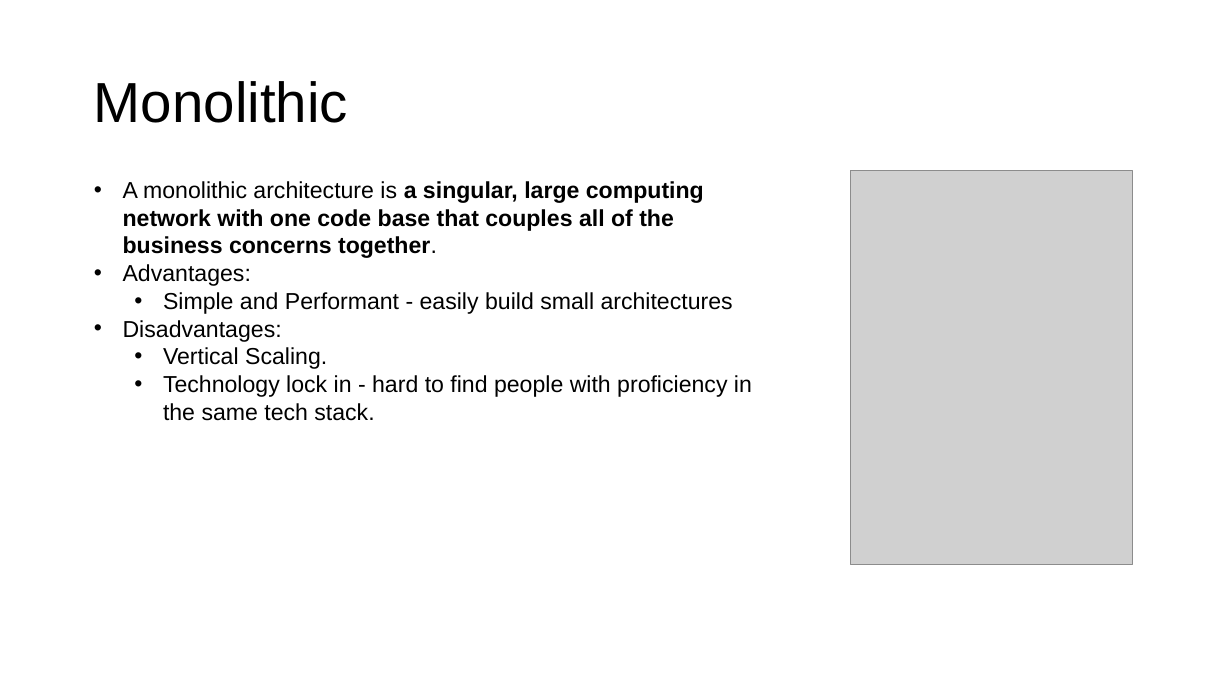
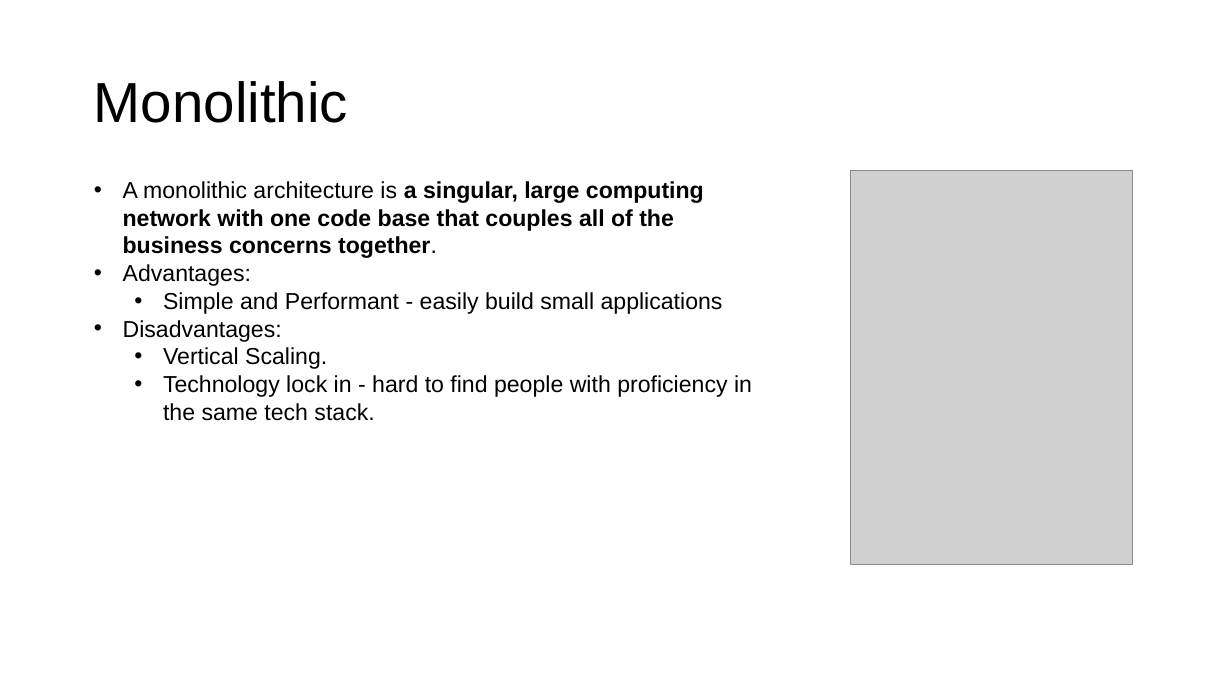
Before and after one commit to nitinww/linux-programming-assignment, a slide deck: slide 2 of docker.pptx. Drawn at 1232x693 pixels with LibreOffice and Linux fonts; fonts in the diff are those of the drawing; grey boxes stand for pictures. Boxes give left, top, right and bottom in pixels: in the first picture for what was removed or moved away, otherwise in the second. Text is boxed around its words. In the diff, an @@ line names an element or a change of style, - is before the commit and + after.

```diff
--- a/docker.pptx
+++ b/docker.pptx
@@ text at [163,292,723,314]: text changed @@
-  • Simple and Performant - easily build small architectures
+  • Simple and Performant - easily build small applications
```
